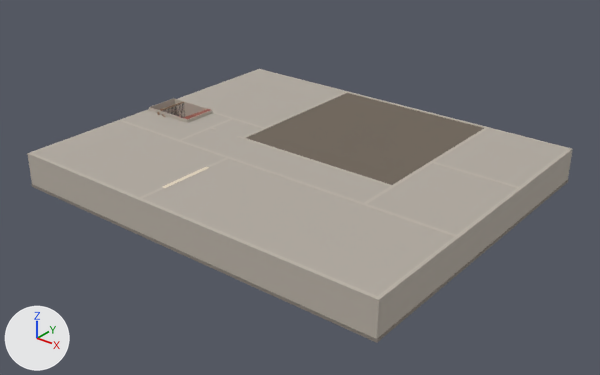
Renders of the glTF model modelos/casona/sm.glb from each side of a commit.
The view is the same before and after, from a 50 mm camera at (41.4, -53.9, 31.8) aimed at (1.2, -3.7, 0.7). Lighting does not change. The marker at lower left points along +X, +Y and +Z. The older version comes first. Vertices at exactly the same position are counted once.

In view in the first picture: 'sm_muro_h0_0', 'sm_muro_h0_0_lam', 'sm_muro_h100_0', 'sm_muro_h300_0', 'sm_muro_v360_0', 'sm_techo', 'sm_tierra' and 16 more.
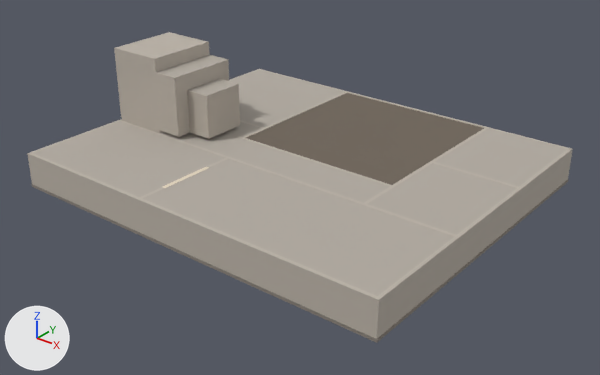
Edits to the bpy script that builds the scene:
```text
Change me_sm_techo:
    where me_sm_techo.from_pydata(...)  # 28 vertices, 22 faces; spans x -18.0..18.0, y -17.0..13.0, z 3.2
    used by ob_sm_techo; location = (0.0, 0.0, 0.0)
    before: 7 (-10.0, -3.4, 3.2) at pixel (207, 129), 8 (-18.0, -3.4, 3.2) at pixel (148, 109), 13 (-17.9, -3.4, 3.2) at pixel (149, 110), 15 (-12.6, -3.4, 3.2) at pixel (187, 122)
    me_sm_techo part 1
    add for i in [7, 8, 13, 15]: me_sm_techo.vertices[i].co += Vector((0.0, -3.4, 0.0))
Add me_sm_escalera_arriba_techo:
    me_sm_escalera_arriba_techo.from_pydata([(-10.15, -5.5, 7.5), (-7.75, -5.5, 7.5), (-7.75, -1.5, 7.5), (-10.15, -1.5, 7.5), (-12.6, -6.85, 8.98), (-10.15, -6.85, 8.98), (-10.15, -0.15, 8.98), (-12.6, -0.15, 8.98)], [], [(0, 3, 2), (0, 2, 1), (4, 7, 6), (4, 6, 5)])
    me_sm_escalera_arriba_techo.materials.append(mat_techo)  # grey #b3aca2
Add me_sm_escalera_arriba:
    me_sm_escalera_arriba.from_pydata(...)  # 78 vertices, 156 faces; spans x -17.9..-7.7, y -6.9..-0.1, z 3.5..10.23
    me_sm_escalera_arriba.materials.append(mat_piedra)  # grey #bcb3a8
Add ob_sm_escalera_arriba_techo:
    ob_sm_escalera_arriba_techo = bpy.data.objects.new('sm_escalera_arriba_techo', me_sm_escalera_arriba_techo)
    ob_sm_escalera_arriba_techo.location = (0.0, 0.0, 0.0)
Add ob_sm_escalera_arriba:
    ob_sm_escalera_arriba = bpy.data.objects.new('sm_escalera_arriba', me_sm_escalera_arriba)
    ob_sm_escalera_arriba.location = (0.0, 0.0, 0.0)
```

Pixel boxes (x1, y1, x2, y2) of what changed, in the pictures (600 x 375 px; the box of a moved part takes in the faces that stretch with it):
'sm_escalera_arriba', added: after (114, 32, 240, 139)
'sm_escalera_arriba_techo', added: after (157, 55, 237, 96)
part 1 of me_sm_techo, moved or reshaped: before (123, 111, 230, 140); after (161, 132, 193, 140)
